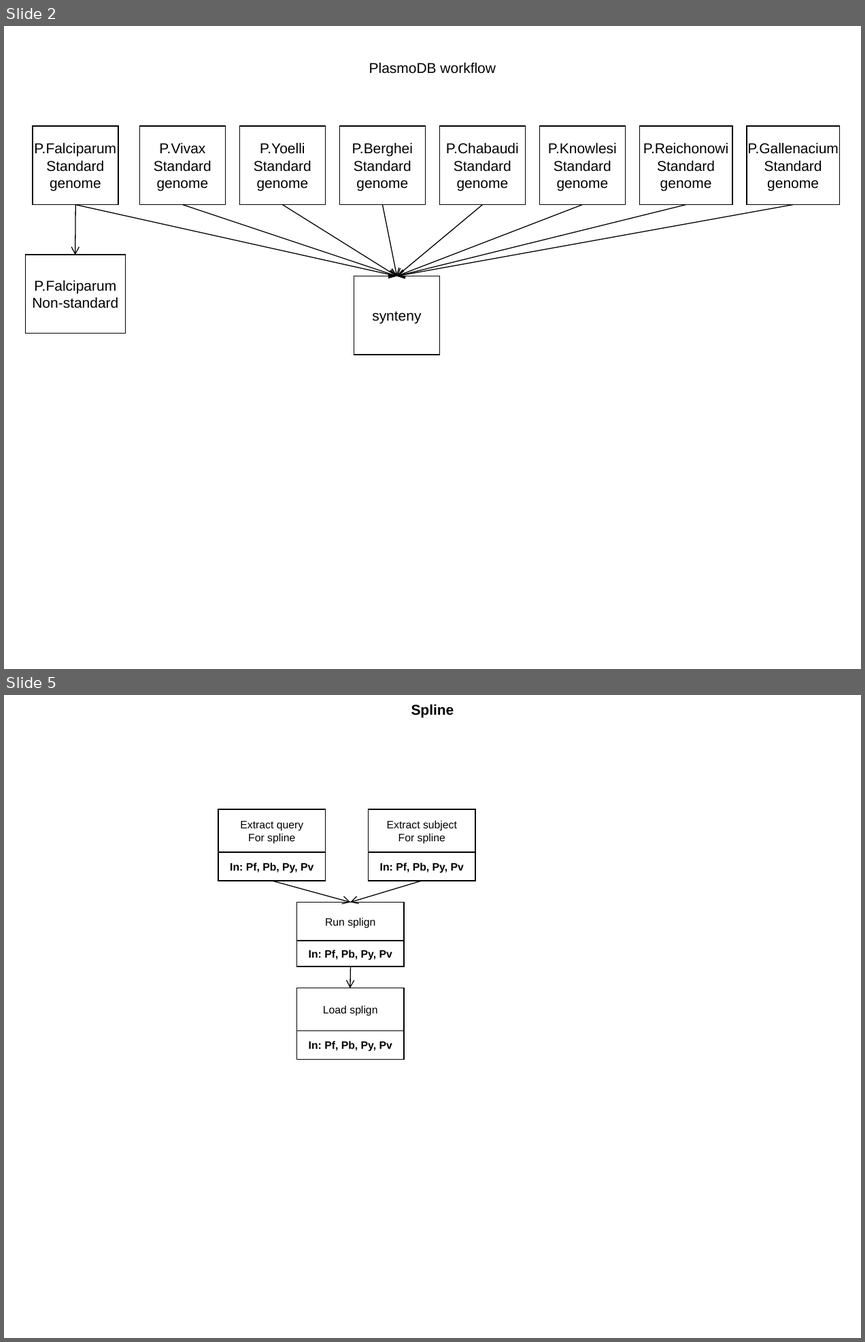
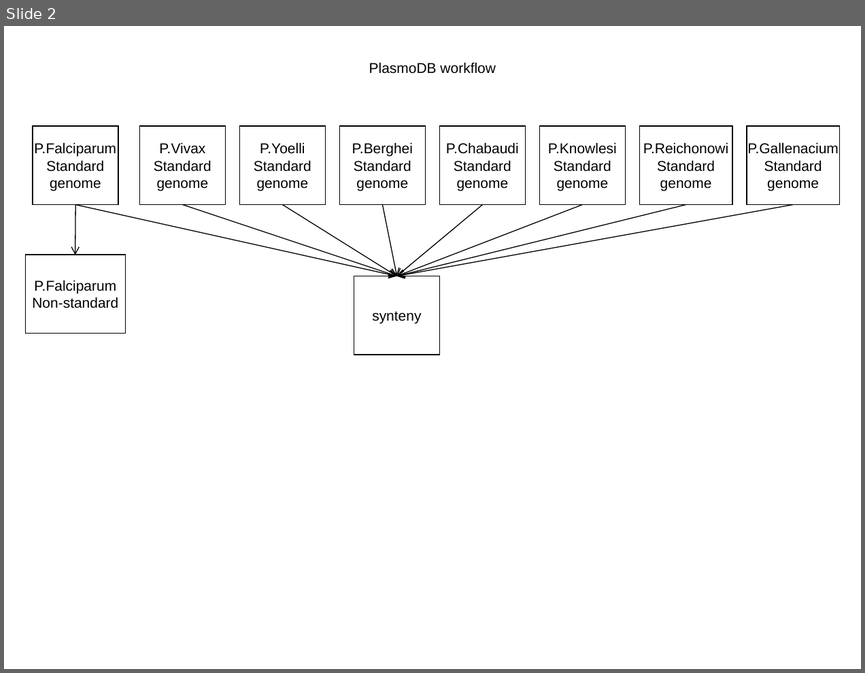
Before and after one commit to VEuPathDB/ApiCommonData, a slide deck: Load/doc/workflow/plasmodb/7.7/ApiWorkFlow.ppt. Shown one above the other, each under a label of ours: slides 2 and 5 before the commit, slide 2 after it; the slides between them are not shown. The pictures are 865x1342 and 865x673 pixels, drawn with LibreOffice and Linux fonts; fonts in the diff are those of the drawing. Boxes give left, top, right and bottom in pixels: in the first picture for what was removed or moved away, otherwise in the second. Text is boxed around its words. In the diff, an @@ line names an element or a change of style, - is before the commit and + after.

```diff
--- a/Load/doc/workflow/plasmodb/7.7/ApiWorkFlow.ppt
+++ b/Load/doc/workflow/plasmodb/7.7/ApiWorkFlow.ppt
@@ slide 5 removed at <box>4,695,861,1338</box>, background #FFFFFF @@
@@ title removed at <box>411,704,453,717</box> @@
-Spline
@@ rectangle removed at <box>218,809,325,852</box> @@
-Extract query
-For spline
@@ rectangle removed at <box>368,809,475,852</box> @@
-Extract subject
-For spline
@@ rectangle removed at <box>218,852,325,880</box> @@
-In: Pf, Pb, Py, Pv
@@ rectangle removed at <box>368,852,475,880</box> @@
-In: Pf, Pb, Py, Pv
@@ arrow removed from (272, 881) to (350, 902) @@
@@ arrow removed from (422, 881) to (350, 902) @@
@@ rectangle removed at <box>297,902,404,941</box> @@
-Run splign
@@ rectangle removed at <box>297,941,404,966</box> @@
-In: Pf, Pb, Py, Pv
@@ arrow removed from (350, 966) to (350, 988) @@
@@ rectangle removed at <box>297,988,404,1031</box> @@
-Load splign
@@ rectangle removed at <box>297,1031,404,1059</box> @@
-In: Pf, Pb, Py, Pv
```
Also in this commit, not shown: 3 slides changed, 4 slides added, 1 other slide removed, 6 other files.
